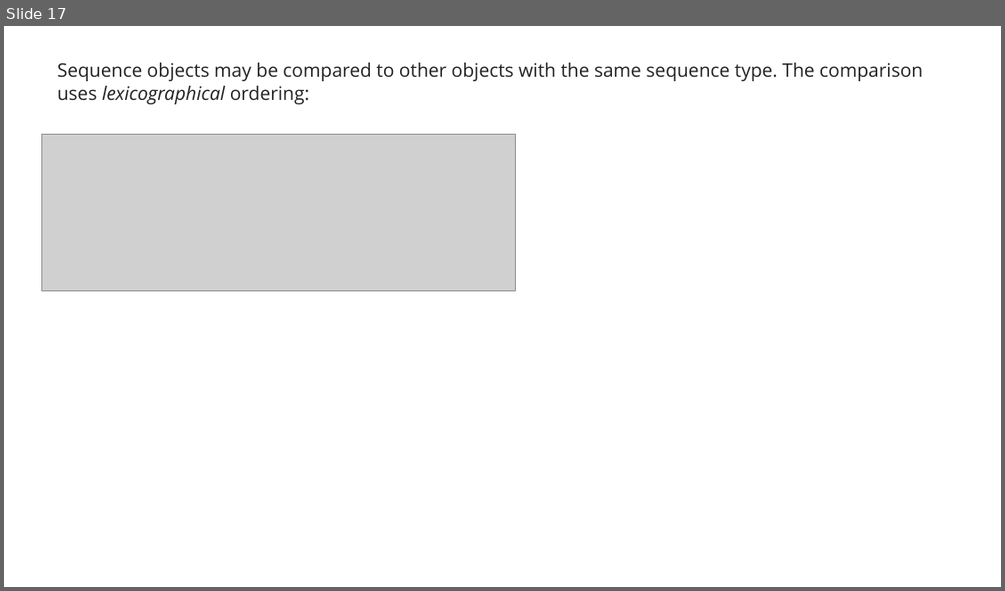
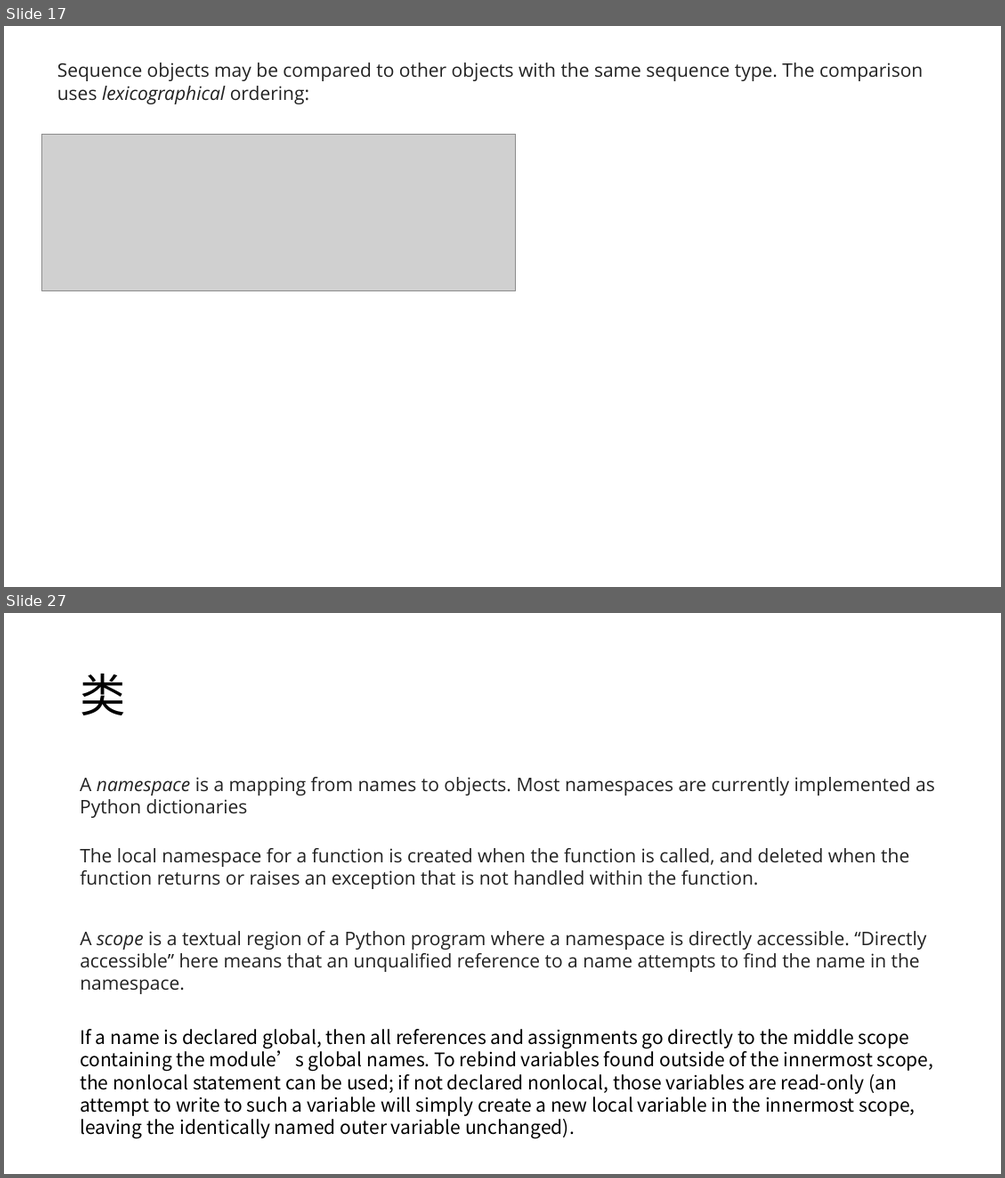
Before and after one commit to bilosikia/learnMarks, a slide deck: python.pptx. Shown one above the other, each under a label of ours: slide 17 before the commit, slides 17 and 27 after it; the slides between them are not shown. The pictures are 1005x591 and 1005x1178 pixels, drawn with LibreOffice and Linux fonts; fonts in the diff are those of the drawing; grey boxes stand for pictures. Boxes give left, top, right and bottom in pixels: in the first picture for what was removed or moved away, otherwise in the second. Text is boxed around its words. In the diff, an @@ line names an element or a change of style, - is before the commit and + after.

Commit message:
python update

```diff
--- a/python.pptx
+++ b/python.pptx
@@ slide 27 added at (4,613,1001,1174), background #FFFFFF @@
@@ title added at (80,674,125,715), 44 pt, text #000000 @@
+类
@@ text added at (80,777,935,818), 18 pt, text #222222 @@
+A namespace is a mapping from names to objects. Most namespaces are currently implemented as Python dictionaries
@@ text added at (80,848,909,889), 18 pt, text #222222 @@
+The local namespace for a function is created when the function is called, and deleted when the function returns or raises an exception that is not handled within the function.
@@ text added at (80,931,926,994), 18 pt, text #222222 @@
+A scope is a textual region of a Python program where a namespace is directly accessible. “Directly accessible” here means that an unqualified reference to a name attempts to find the name in the namespace.
@@ text added at (80,1029,933,1138), 18 pt, text #000000 @@
+If a name is declared global, then all references and assignments go directly to the middle scope containing the module’s global names. To rebind variables found outside of the innermost scope, the nonlocal statement can be used; if not declared nonlocal, those variables are read-only (an attempt to write to such a variable will simply create a new local variable in the innermost scope, leaving the identically named outer variable unchanged).
```
Also in this commit, not shown: 10 other slides added.
